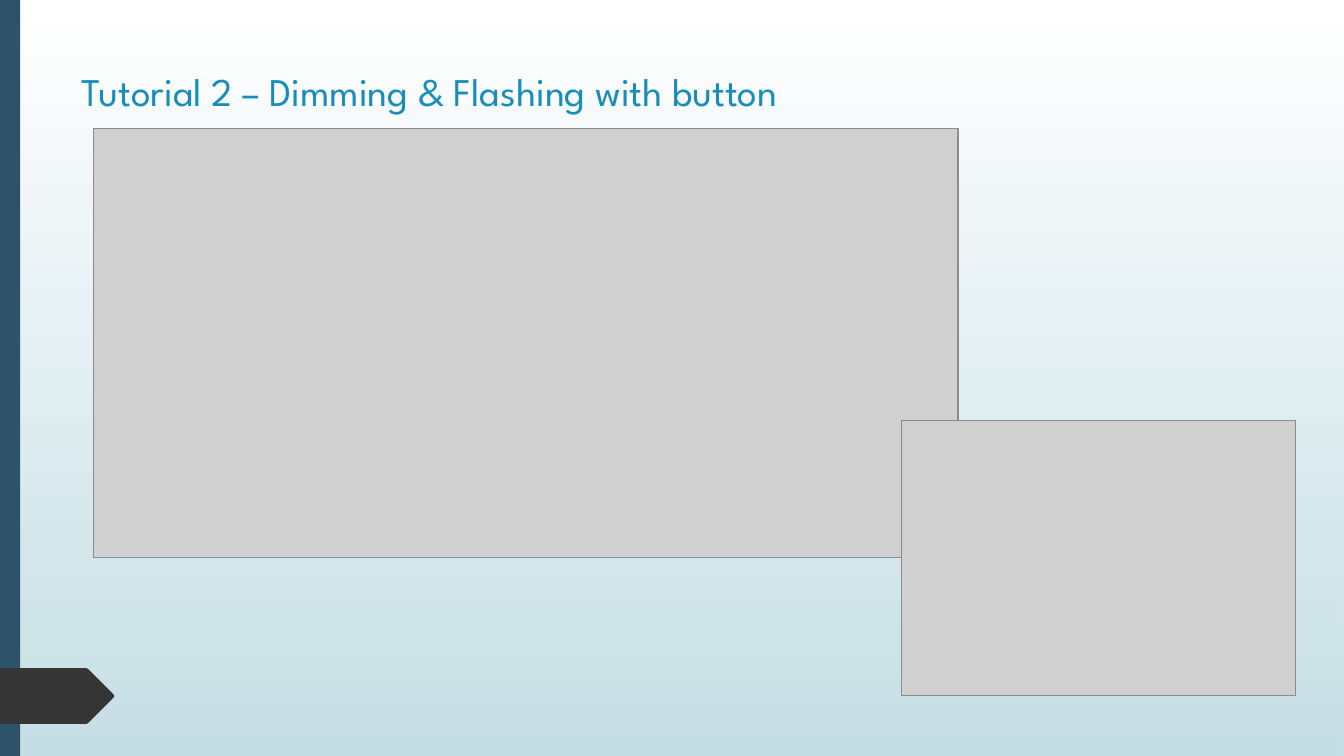
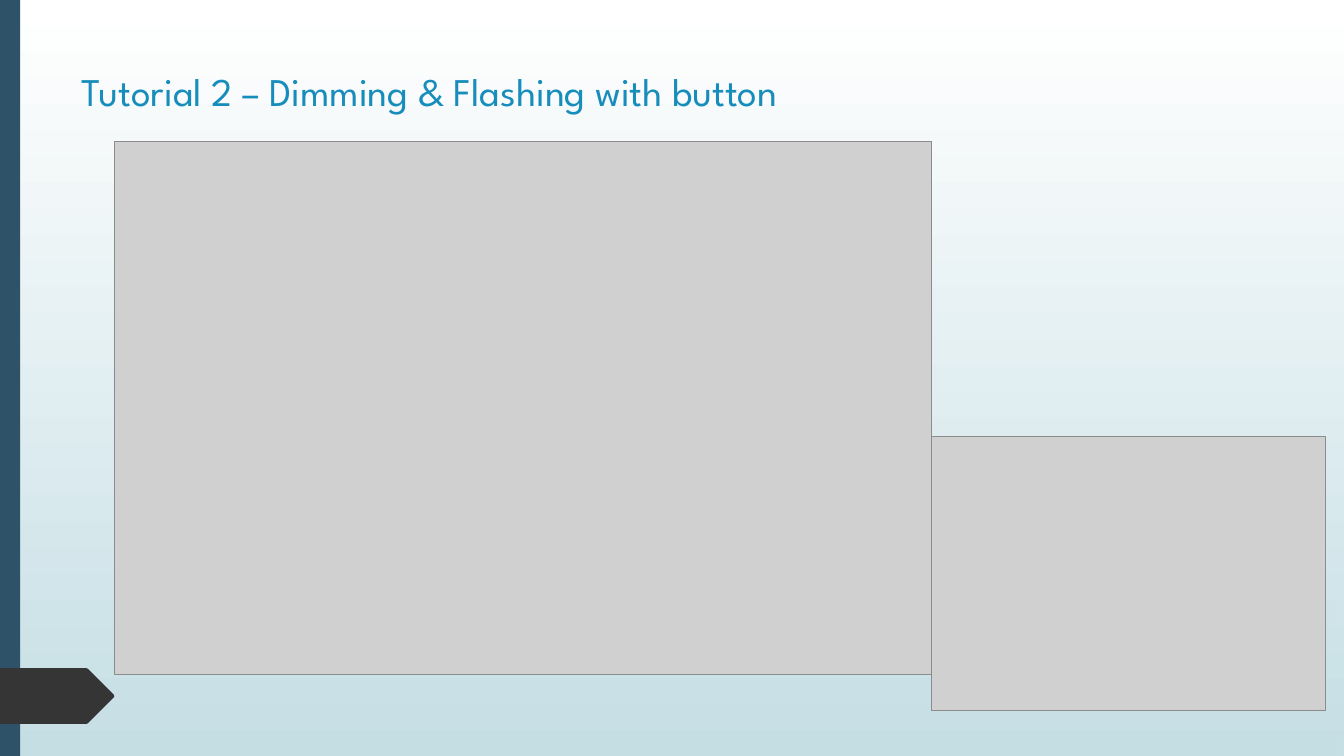
Before and after one commit to nxphi47/arduinoWSntuoss, a slide deck: slide 10 of Arduino_workshop.pptx. Drawn at 1344x756 pixels with LibreOffice and Linux fonts; fonts in the diff are those of the drawing; grey boxes stand for pictures. Boxes give left, top, right and bottom in pixels: in the first picture for what was removed or moved away, otherwise in the second. Text is boxed around its words. In the diff, an @@ line names an element or a change of style, - is before the commit and + after.

```diff
--- a/Arduino_workshop.pptx
+++ b/Arduino_workshop.pptx
@@ picture: place and size @@
-picture at [94, 129, 958, 559]
+picture at [115, 141, 933, 675]
@@ picture: place and size @@
-picture at [901, 420, 1296, 696]
+picture at [932, 437, 1326, 712]
```
Also in this commit, not shown: 3 other slides changed, 1 slide added, 1 slide removed, 8 other files.
